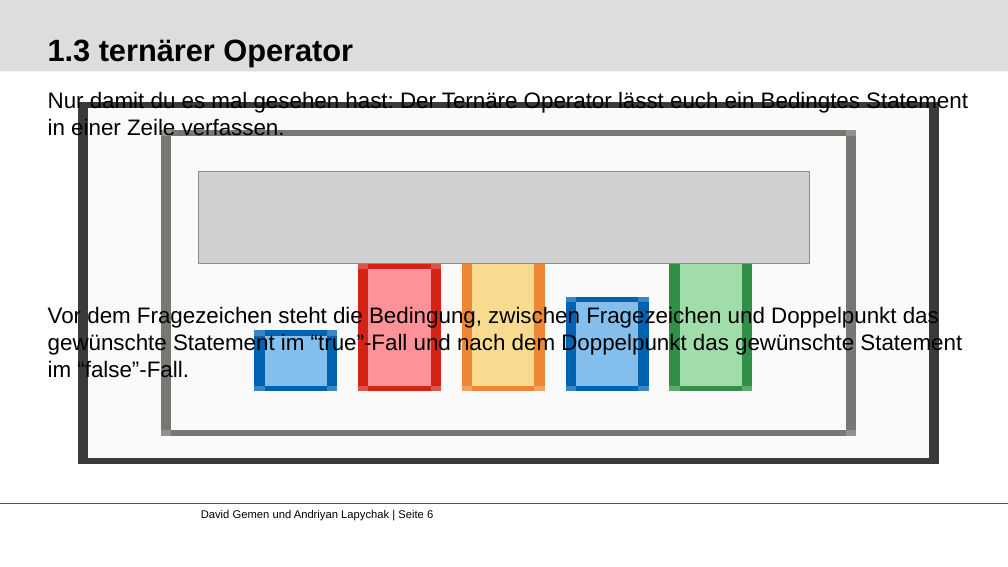
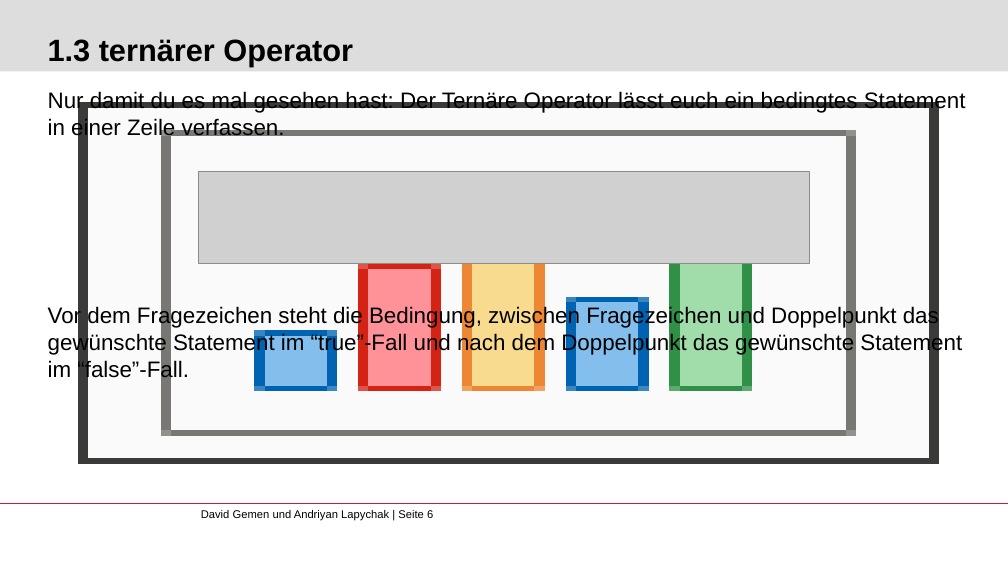
Before and after one commit to gemdav/Programmieren-1-Tutorium, a slide deck: slide 6 of slides/02_conditions_parameterization.pptx. Drawn at 1008x567 pixels with LibreOffice and Linux fonts; fonts in the diff are those of the drawing; grey boxes stand for pictures; background and template pictures are left out. Boxes give left, top, right and bottom in pixels: in the first picture for what was removed or moved away, otherwise in the second. Text is boxed around its words. In the diff, an @@ line names an element or a change of style, - is before the commit and + after.

```diff
--- a/slides/02_conditions_parameterization.pptx
+++ b/slides/02_conditions_parameterization.pptx
@@ text at <box>48,91,966,140</box>: text changed @@
-Nur damit du es mal gesehen hast: Der Ternäre Operator lässt euch ein Bedingtes Statement in einer Zeile verfassen.
+Nur damit du es mal gesehen hast: Der Ternäre Operator lässt euch ein bedingtes Statement in einer Zeile verfassen.
```
Also in this commit, not shown: 1 other slide changed, 6 other files.
